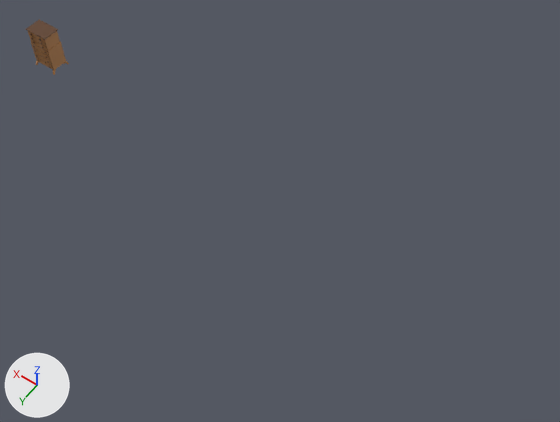
Before and after pictures for a commit that changed the Blender file PomniRoom.blend.
Before and after are seen from a camera (50 mm lens) standing at (-20.9, 46.1, 67.9) and looking at (11.6, 0.7, -3.5). Every picture has the same lights, and +X, +Y and +Z are marked at lower left. The first picture is the older version. The same objects are shown in both versions, whatever each file hides.

Names of what the first picture shows: 'Drawer'.
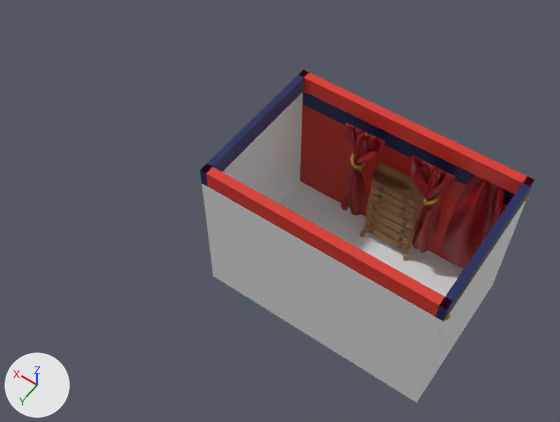
Boxes [x1, y1, x2, y2] around the edits, measured in the pictures (560 x 422 px):
'FrontWall', added: after [202, 184, 443, 403]
'Cube', added: after [201, 71, 534, 317]
'BackWall', added: after [300, 92, 514, 266]
'Floor', added: after [279, 181, 464, 296]
'Drawer', moved, rescaled: before [26, 19, 69, 75]; after [360, 162, 425, 261]
'LeftWall', added: after [223, 92, 303, 204]
'Cube.001', added: after [200, 70, 534, 322]
'Plane', added (red): after [341, 121, 455, 253]
'Curtains.001', added (red): after [440, 175, 505, 269]
'RightWall', added: after [417, 201, 526, 401]
'Torus', added: after [350, 154, 440, 205]
'Cylinder.004', added: after [444, 194, 529, 321]

Patch to the scene script:
```diff
--- a/PomniRoom.blend.py
+++ b/PomniRoom.blend.py
@@ me_cube_021 @@
+me_cube_021.from_pydata([(-1.0, -1.0, -1.0), (-1.0, -1.0, 1.0), (-1.0, 1.0, -1.0), (-1.0, 1.0, 1.0), (-1.0, -1.0, 0.53), (-1.0, 1.0, 0.53)], [], [(4, 5, 3, 1), (0, 2, 5, 4)])
+for i in [0]: me_cube_021.polygons[i].material_index = 1
+me_cube_021.materials.append(mat_red)  # red #d83327
+me_cube_021.materials.append(mat_darkerblue)  # dark blue #141d5b
@@ me_cube_015 @@
+me_cube_015.from_pydata([(-1.0, -1.0, -1.0), (-1.0, 1.0, -1.0), (1.0, -1.0, -1.0), (1.0, 1.0, -1.0)], [], [(1, 0, 2, 3)])
@@ me_cube_023 @@
+me_cube_023.from_pydata([(1.0, -1.0, -1.0), (1.0, -1.0, 1.0), (1.0, 1.0, -1.0), (1.0, 1.0, 1.0)], [], [(2, 0, 1, 3)])
@@ me_cube_022 @@
+me_cube_022.from_pydata([(-1.0, 1.0, -1.0), (-1.0, 1.0, 1.0), (1.0, 1.0, -1.0), (1.0, 1.0, 1.0)], [], [(0, 2, 3, 1)])
@@ me_cube_020 @@
+me_cube_020.from_pydata([(-1.0, -1.0, -1.0), (-1.0, -1.0, 1.0), (1.0, -1.0, -1.0), (1.0, -1.0, 1.0)], [], [(2, 0, 1, 3)])
@@ ob_drawer @@
 ob_drawer = bpy.data.objects.new('Drawer', me_cube_004)
-ob_drawer.location = (48.75, 1.13, 2.55)
-ob_drawer.scale = (1.69, 1.17, 0.0413)
+ob_drawer.location = (0.64, -5.75, -3.14)
+ob_drawer.scale = (3.22, 2.22, 0.0786)
@@ ob_torus @@
+ob_torus = bpy.data.objects.new('Torus', me_torus)  # a torus around z (ring radius 1.0, tube radius 0.25) spanning x -1.25..1.25, y -1.25..1.25, z -0.25..0.25; in mat_gold (yellow #a38203); modifiers MIRROR
+ob_torus.location = (5.87, -6.27, 2.61)
+ob_torus.rotation_euler = (0.0, -0.679, 0.0)  # degrees (0, -39, 0)
+ob_torus.scale = (0.764, 0.764, 0.764)
@@ ob_backwall @@
+ob_backwall = bpy.data.objects.new('BackWall', me_cube_021)
+ob_backwall.location = (1.16, 0.68, 0.0)
+ob_backwall.rotation_euler = (0.0, 0.0, 1.571)  # degrees (0, 0, 90)
+ob_backwall.scale = (9.0, 13.7, 9.0)
@@ ob_curtains_001 @@
+ob_curtains_001 = bpy.data.objects.new('Curtains.001', me_plane_010)  # 578 vertices, 512 faces; spans x -1.97..1.97, y -1.02..2.94, z -0.3..9.36; in mat_darkerred (red #95111c)
+ob_curtains_001.location = (-8.51, -7.69, 4.22)
+ob_curtains_001.rotation_euler = (4.712, 0.0, 0.0)  # degrees (270, 0, 0)
+ob_curtains_001.scale = (1.44, 3.6, 1.85)
@@ ob_plane @@
+ob_plane = bpy.data.objects.new('Plane', me_plane_005)  # 4356 vertices, 4352 faces; spans x -1.01..2.98, y -0.99..4.34, z -0.54..0.38; in mat_darkerred (red #95111c)
+ob_plane.location = (5.33, -6.07, 4.2)
+ob_plane.rotation_euler = (-1.571, 1.571, 0.0)  # degrees (-90, 90, 0)
+ob_plane.scale = (3.63, 2.49, 2.49)
@@ ob_cylinder_004 @@
+ob_cylinder_004 = bpy.data.objects.new('Cylinder.004', me_cylinder_007)  # 188 vertices, 178 faces; spans x -2.03..2.03, y -2.03..2.03, z -1.0..1.0; in mat_gold (yellow #a38203)
+ob_cylinder_004.location = (-12.36, 0.68, 7.86)
+ob_cylinder_004.rotation_euler = (1.571, 0.0, 3.142)  # degrees (90, 0, 180)
+ob_cylinder_004.scale = (0.215, 0.193, 8.81)
@@ ob_cube_001 @@
+ob_cube_001 = bpy.data.objects.new('Cube.001', me_cube_025)  # a box spanning x -1.0..1.0, y -1.0..-0.48, z -1.0..1.0; in mat_darkerblue (dark blue #141d5b); modifiers MIRROR
+ob_cube_001.location = (-13.26, 0.68, 9.0)
+ob_cube_001.rotation_euler = (0.0, 0.0, 1.571)  # degrees (0, 0, 90)
+ob_cube_001.scale = (9.01, 1.52, 1.0)
@@ ob_floor @@
+ob_floor = bpy.data.objects.new('Floor', me_cube_015)
+ob_floor.location = (1.16, 0.68, 0.0)
+ob_floor.rotation_euler = (0.0, 0.0, 1.571)  # degrees (0, 0, 90)
+ob_floor.scale = (9.0, 13.7, 9.0)
@@ ob_cube @@
+ob_cube = bpy.data.objects.new('Cube', me_cube_024)  # a box spanning x -1.0..1.0, y -0.06..1.0, z -1.0..1.0; in mat_red (red #d83327); modifiers MIRROR
+ob_cube.location = (1.16, 9.62, 9.0)
+ob_cube.rotation_euler = (0.0, 0.0, 3.142)  # degrees (0, 0, 180)
+ob_cube.scale = (13.7, 1.0, 1.0)
@@ ob_frontwall @@
+ob_frontwall = bpy.data.objects.new('FrontWall', me_cube_023)
+ob_frontwall.location = (1.16, 0.68, 0.0)
+ob_frontwall.rotation_euler = (0.0, 0.0, 1.571)  # degrees (0, 0, 90)
+ob_frontwall.scale = (9.0, 13.7, 9.0)
@@ ob_rightwall @@
+ob_rightwall = bpy.data.objects.new('RightWall', me_cube_022)
+ob_rightwall.location = (1.16, 0.68, 0.0)
+ob_rightwall.rotation_euler = (0.0, 0.0, 1.571)  # degrees (0, 0, 90)
+ob_rightwall.scale = (9.0, 13.7, 9.0)
@@ ob_leftwall @@
+ob_leftwall = bpy.data.objects.new('LeftWall', me_cube_020)
+ob_leftwall.location = (1.16, 0.68, 0.0)
+ob_leftwall.rotation_euler = (0.0, 0.0, 1.571)  # degrees (0, 0, 90)
+ob_leftwall.scale = (9.0, 13.7, 9.0)
```
